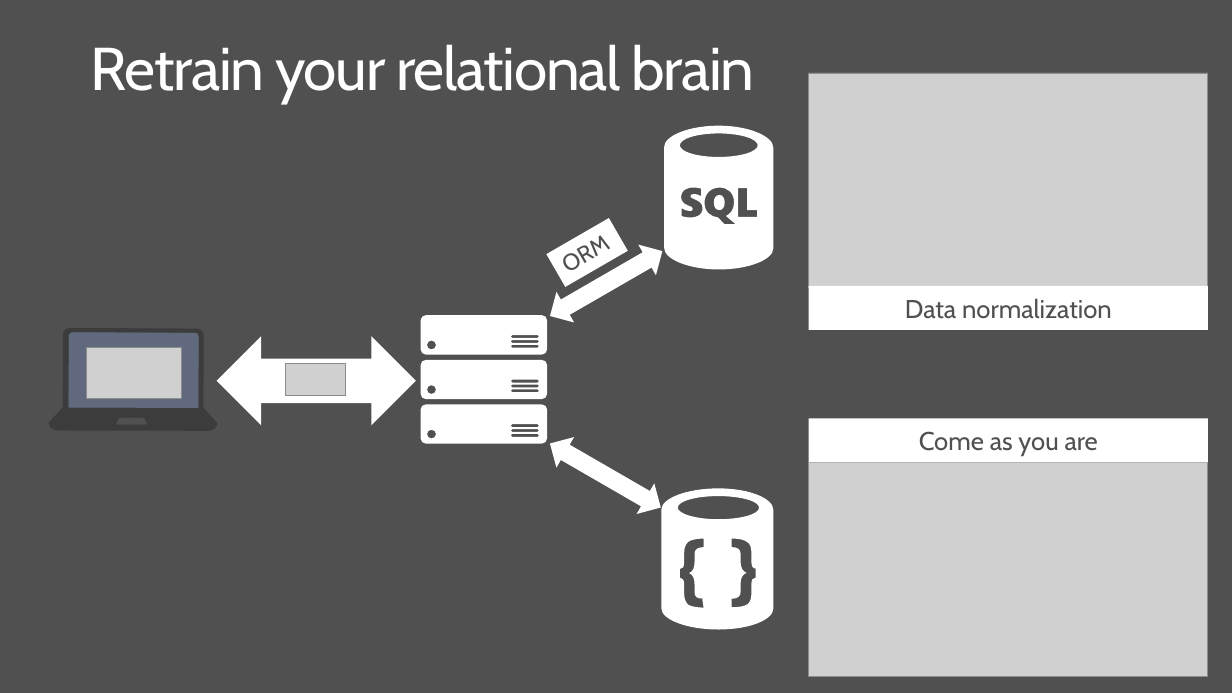
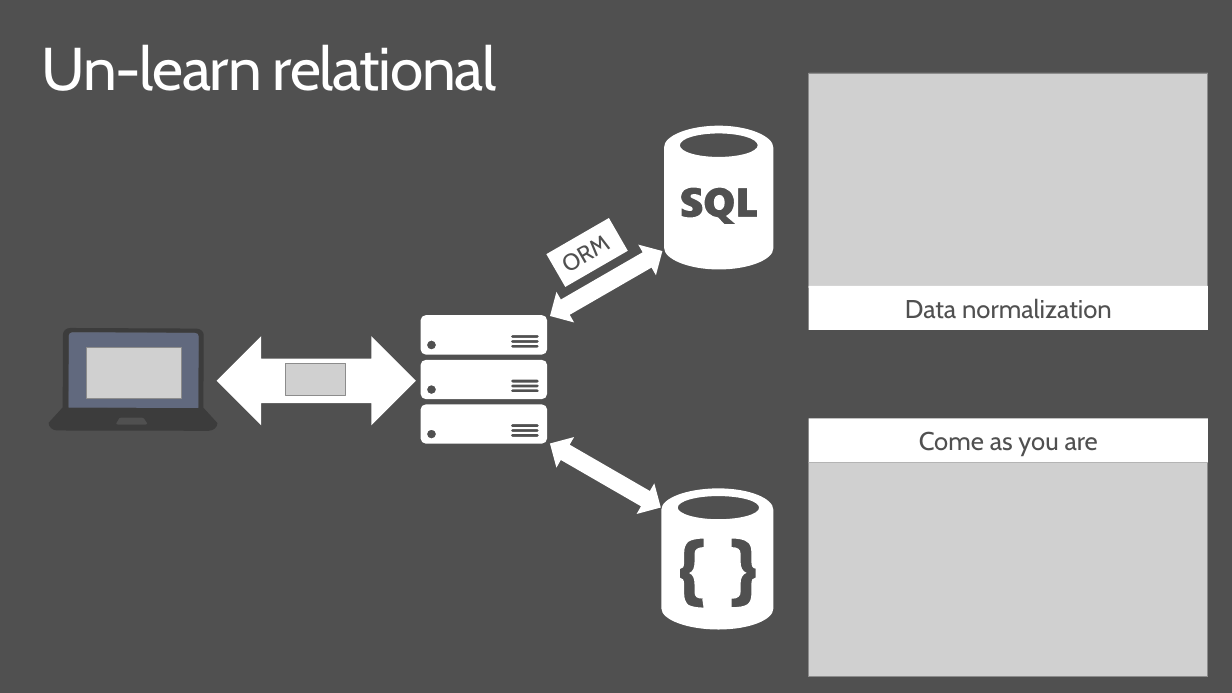
Before and after one commit to dmakogon/decodedconf2016, a slide deck: slide 11 of docmodeling/makogon-docmodeling.pptx. Drawn at 1232x693 pixels with LibreOffice and Linux fonts; fonts in the diff are those of the drawing; grey boxes stand for pictures. Boxes give left, top, right and bottom in pixels: in the first picture for what was removed or moved away, otherwise in the second. Text is boxed around its words. In the diff, an @@ line names an element or a change of style, - is before the commit and + after.

```diff
--- a/docmodeling/makogon-docmodeling.pptx
+++ b/docmodeling/makogon-docmodeling.pptx
@@ title at (42,44,497,91): text changed @@
-Retrain your relational brain
+Un-learn relational
```
Also in this commit, not shown: 7 other slides changed, 1 other file.
